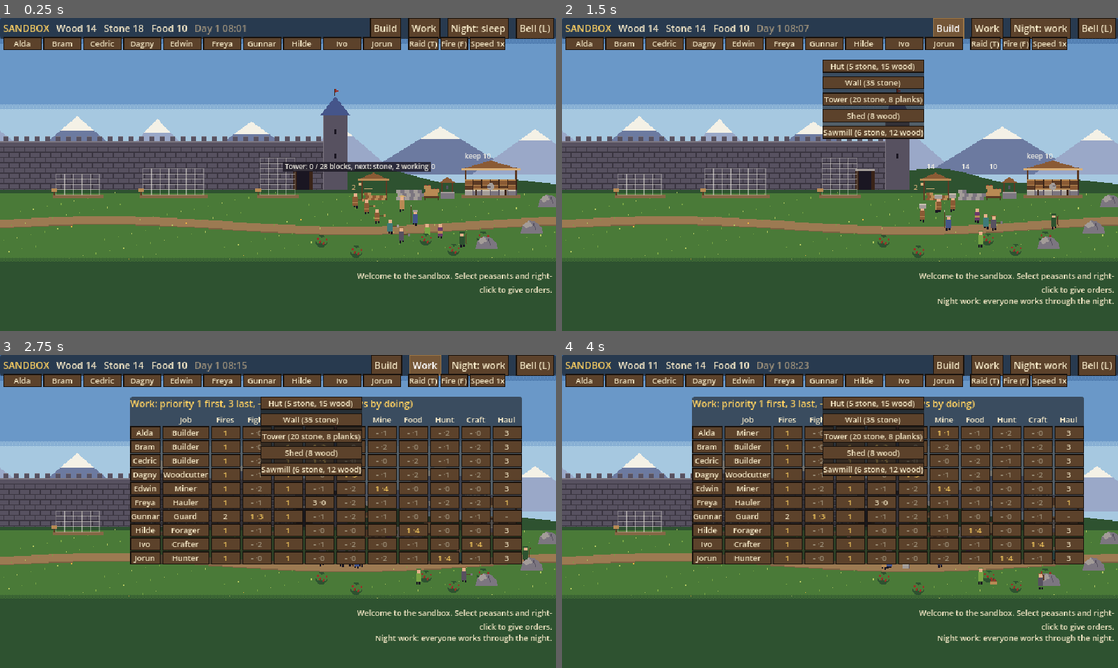
Above: before the commit, frames 1-4 (two rows, left to right).
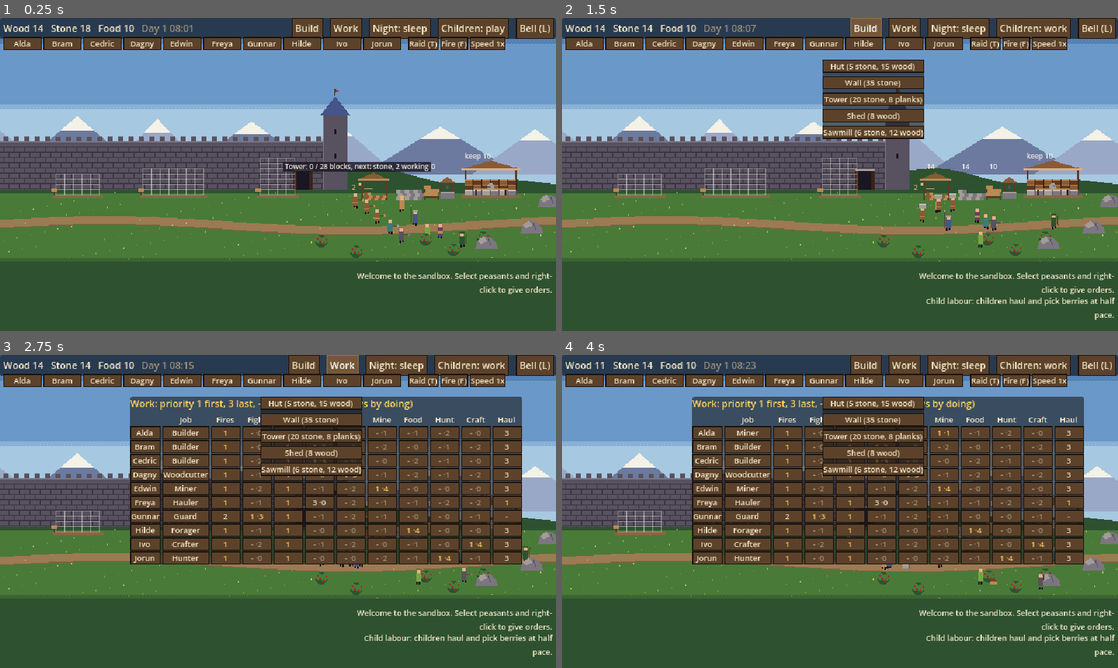
Above: after the commit, the same moments.

Repository: henrikmoepe-del/basebygger
Game: Godot game, scene res://sandbox/sandbox.tscn
The game is run twice, just before and just after one commit, with the same random seed, the same clock (stepped at 60 frames per second) and the same inputs. This scene is started directly instead of the project's main scene.
Inputs (mouse positions are in pixels of both pictures, inside the frame that each line leads up to):
- Up to frame 1 (0.25 s): no input
- Up to frame 2 (1.5 s): click (1034, 27) at 0.5 s, where only the run after the commit has a clickable "Children: play"; click "Build" at 1.25 s
- Up to frame 3 (2.75 s): click "Work" at 2 s
- Up to frame 4 (4 s): click "Builder" at 2.75 s; click "Woodcutter" at 3.5 s

The runs differ from the first frame. In frame 1, 1.9% of the frame differs, in the area x 0-91%, y 0-7%; in frame 2, 2.5%, in the area x 0-100%, y 0-97%; in frame 3, 2.5%; in frame 4, 2.3%.

Commit message:
Sandbox: children, and a Child labour policy
Co-Authored-By: Claude Opus 5.5 <noreply@anthropic.com>
Claude-Session: https://claude.ai/code/session_01KRfBmN2ZEbarco8VY7eoa6

Diff:
--- a/sandbox/sandbox.gd
+++ b/sandbox/sandbox.gd
@@ -66,6 +66,9 @@
 ## Seconds since the first morning, and the Night work policy.
 var time := 0.0
 var night_work := false
+## The Child labour policy (children haul and forage at half pace).
+var child_labour := false
+var _last_hour := 8.0
 ## The alarm bell: while rung, everyone left to themselves shelters inside
 ## the castle (guards go to their post).
 var alarm := false
@@ -724,6 +727,44 @@
 		p.rethink()
 
 
+func set_child_labour(on: bool) -> void:
+	child_labour = on
+	for p in peasants:
+		if p.child:
+			p._set_child_prio()
+			p.rethink()
+	announce("Child labour: " + ("children haul and pick berries at half pace." if on else "children play."))
+
+
+## At dawn, maybe a child is born to a couple (while the Huts have room).
+func _maybe_birth() -> void:
+	var huts := sites.filter(func(s): return s.has_beds()).size()
+	var kids := peasants.filter(func(p): return p.child).size()
+	if kids >= huts or randf() >= SbData.BIRTH_CHANCE:
+		return
+	birth()
+
+
+## A child is born to two grown-ups (picked at random).
+func birth() -> Node2D:
+	var adults: Array = peasants.filter(func(p): return not p.child and not p.downed)
+	if adults.size() < 2:
+		return null
+	adults.shuffle()
+	var used := peasants.map(func(p): return p.person_name)
+	var free: Array = SbData.NAMES.filter(func(n): return not used.has(n))
+	var name_: String = free.pick_random() if not free.is_empty() else "Child %d" % (peasants.size() + 1)
+	var kid: Node2D = _add(Peasant, adults[0].position + Vector2(-8, 4))
+	kid.setup(name_, "hauler")
+	kid.make_child([adults[0], adults[1]])
+	peasants.append(kid)
+	for p in peasants:
+		p.remember("new_child")
+	announce("A child, %s, is born to %s and %s." % [name_, adults[0].person_name, adults[1].person_name])
+	traveller_changed.emit()
+	return kid
+
+
 func set_night_work(on: bool) -> void:
 	night_work = on
 	announce("Night work: " + ("everyone works through the night." if on else "everyone sleeps at night."))
@@ -745,6 +786,15 @@
 
 func _process(delta: float) -> void:
 	time += delta
+	# Dawn: maybe a birth. Children grow up.
+	var h := hour()
+	if _last_hour < SbData.NIGHT_TO and h >= SbData.NIGHT_TO:
+		_maybe_birth()
+	_last_hour = h
+	for p in peasants:
+		if p.child and time - p.born >= SbData.CHILD_DAYS * SbData.DAY_LENGTH:
+			p.grow_up()
+			traveller_changed.emit()
 	if auto_raids and time >= next_traveller:
 		next_traveller += SbData.TRAVELLER_EVERY * SbData.DAY_LENGTH
 		if traveller == null:
--- a/sandbox/sb_data.gd
+++ b/sandbox/sb_data.gd
@@ -147,6 +147,7 @@
 	"saw_down": {"text": "Saw someone go down", "value": -6.0, "time": 120.0},
 	"raid_won": {"text": "A raid beaten", "value": 8.0, "time": 180.0},
 	"sulked": {"text": "Let off steam", "value": 15.0, "time": 120.0},
+	"new_child": {"text": "A child was born", "value": 6.0, "time": 240.0},
 }
 
 ## Travellers who ask to join: the first on FIRST_TRAVELLER_DAY at
@@ -154,6 +155,15 @@
 const FIRST_TRAVELLER_DAY := 1
 const TRAVELLER_HOUR := 14.0
 const TRAVELLER_EVERY := 1.5
+
+## Children: at each dawn, while there are fewer children than finished
+## Huts, a couple has a child with BIRTH_CHANCE. A child grows up after
+## CHILD_DAYS days (then a Hauler). The Child labour policy lets children
+## haul and forage at CHILD_PACE; every grown-up minds that (a thought).
+const BIRTH_CHANCE := 0.5
+const CHILD_DAYS := 3.0
+const CHILD_PACE := 0.5
+const CHILD_WORK := {"haul": 1, "forage": 2}
 
 ## Beds in a finished Hut; the hurt get better faster in one.
 const HUT_BEDS := 2
--- a/sandbox/sb_hud.gd
+++ b/sandbox/sb_hud.gd
@@ -17,6 +17,7 @@
 var _clock: Label
 var _night_button: Button
 var _alarm_button: Button
+var _child_button: Button
 var _bar: HBoxContainer
 var _panel: PanelContainer
 var _rows: VBoxContainer
@@ -82,6 +83,7 @@
 	var title := Label.new()
 	title.text = "SANDBOX"
 	title.add_theme_color_override("font_color", UiTheme.GOLD)
+	title.visible = false
 	row.add_child(title)
 	_res_label = Label.new()
 	row.add_child(_res_label)
@@ -98,6 +100,9 @@
 	_night_button = _button("Night: sleep", func(): world.set_night_work(not world.night_work))
 	_night_button.tooltip_text = "A policy. Off: everyone sleeps at night. On: they work through the night, 15% slower in the dark, and tire faster."
 	row.add_child(_night_button)
+	_child_button = _button("Children: play", func(): world.set_child_labour(not world.child_labour))
+	_child_button.tooltip_text = "A policy. Child labour: children haul and pick berries at half pace; every grown-up minds it (-4 mood)."
+	row.add_child(_child_button)
 	_alarm_button = _button("Bell (L)", func(): world.set_alarm(not world.alarm))
 	_alarm_button.tooltip_text = "The alarm bell: everyone who is not a guard, drafted or under orders shelters inside the castle gate until you ring it off."
 	row.add_child(_alarm_button)
@@ -463,6 +468,7 @@
 	var h: float = world.hour()
 	_clock.text = "Day %d %02d:%02d%s" % [world.day(), int(h), int(fmod(h, 1.0) * 60.0), " night" if world.is_night() else ""]
 	_night_button.text = "Night: work" if world.night_work else "Night: sleep"
+	_child_button.text = "Children: work" if world.child_labour else "Children: play"
 	_alarm_button.add_theme_color_override("font_color", UiTheme.BAD if world.alarm else UiTheme.PARCHMENT)
 	_alarm_button.text = "Bell: ringing" if world.alarm else "Bell (L)"
 	_res_label.text = "Wood %d   Stone %d   Food %d" % [world.stockyard.stock.wood, world.stockyard.stock.stone, world.stockyard.stock.food]
--- a/sandbox/sb_peasant.gd
+++ b/sandbox/sb_peasant.gd
@@ -63,6 +63,11 @@
 ## The hurt peasant this one is carrying.
 var _patient: Node2D = null
 var selected := false
+## A child: when they were born (world time) and their parents. Children
+## do no work unless the Child labour policy is on; they grow up in time.
+var child := false
+var born := 0.0
+var parents: Array = []
 ## A traveller not yet taken in (does no work), and one sent on their way.
 var guest := false
 var leaving := false
@@ -124,6 +129,8 @@
 		pace *= SbData.BOOST
 	if mood >= SbData.MOOD_HIGH:
 		pace *= SbData.MOOD_HIGH_PACE
+	if child:
+		pace *= SbData.CHILD_PACE
 	pace *= SbData.TRAITS[trait_key].get("work", 1.0)
 	return (0.6 + 0.08 * float(skill.get(work, 5))) * pace
 
@@ -154,6 +161,8 @@
 		list.append(["Drafted", -3.0])
 	if world.night_work:
 		list.append(["Night work", -5.0])
+	if world.child_labour and not child and world.peasants.any(func(o): return o.child):
+		list.append(["Children made to work", -4.0])
 	for key in memories:
 		list.append([SbData.MEMORIES[key].text, SbData.MEMORIES[key].value])
 	list.sort_custom(func(a, b): return absf(a[1]) > absf(b[1]))
@@ -212,6 +221,9 @@
 
 
 func set_job(job_: String) -> void:
+	if child and job_ != "hauler":
+		# Children have no job until they grow up.
+		return
 	job = job_
 	prio.clear()
 	for w in SbData.WORK:
@@ -241,6 +253,8 @@
 func hit(p: Vector2) -> bool:
 	if not visible:
 		return false
+	if child and not downed:
+		return Rect2(position + Vector2(-4, -11), Vector2(8, 12)).has_point(p)
 	if downed:
 		return Rect2(position + Vector2(-9, -6), Vector2(18, 8)).has_point(p)
 	return Rect2(position + Vector2(-5, -18), Vector2(10, 20)).has_point(p)
@@ -251,7 +265,33 @@
 
 
 func job_name() -> String:
-	return SbData.JOBS[job].name
+	return "Child" if child else SbData.JOBS[job].name
+
+
+## Makes this peasant a newborn child of the two parents.
+func make_child(parents_: Array) -> void:
+	child = true
+	born = world.time
+	parents = parents_
+	_set_child_prio()
+	hp = 6.0
+	max_hp = 6.0
+
+
+## Children's priorities follow the Child labour policy.
+func _set_child_prio() -> void:
+	for w in SbData.WORK:
+		prio[w] = SbData.CHILD_WORK.get(w, 0) if world.child_labour else 0
+
+
+## Grown up: a Hauler from now on.
+func grow_up() -> void:
+	child = false
+	parents = []
+	set_job("hauler")
+	max_hp = 10.0
+	hp = max_hp
+	world.announce("%s has grown up and joins the work." % person_name)
 
 
 ## Give an order from the player. It comes before anything else. With
@@ -278,7 +318,7 @@
 
 ## Draft or undraft. Drafting drops the work in hand (and what is carried).
 func set_drafted(on: bool) -> void:
-	if on == drafted:
+	if on == drafted or (on and child):
 		return
 	drafted = on
 	queue.clear()
@@ -976,6 +1016,16 @@
 		if _go(yard.work_spot(self), delta):
 			_put_away(yard)
 		return
+	if child:
+		# Children stay near a parent (or the stockyard).
+		var near: Vector2 = world.stockyard.position + Vector2(10, 30)
+		for par in parents:
+			if is_instance_valid(par) and not par.downed and par.visible:
+				near = par.position + Vector2(-10, 6)
+				break
+		if position.distance_to(near) > 16.0:
+			_go(near, delta)
+		return
 	if job == "guard":
 		_go(world.guard_post + Vector2(float(hash(name) % 24) - 12.0, float(hash(name) % 14)), delta)
 		return
@@ -1121,6 +1171,9 @@
 		return
 	var t := Time.get_ticks_msec() / 1000.0
 	var step := int(t / 0.14 + position.x) % 2 if _walking else -1
+	if child:
+		_draw_child(step, tunic)
+		return
 	draw_rect(Rect2(-2, -3, 2, 2 if step == 0 else 3), SbData.INK)
 	draw_rect(Rect2(1, -3, 2, 2 if step == 1 else 3), SbData.INK)
 	var bob := 0.0
@@ -1217,6 +1270,18 @@
 		draw_line(at, at - (to - Vector2(4, -12)).normalized() * 5.0, SbData.WOOD3, 1.0)
 
 
+## A child: 10 high (art direction), drawn as its own small figure.
+func _draw_child(step: int, tunic: Color) -> void:
+	draw_rect(Rect2(-2, -2, 1, 2 if step != 0 else 1), SbData.INK)
+	draw_rect(Rect2(1, -2, 1, 2 if step != 1 else 1), SbData.INK)
+	draw_rect(Rect2(-2, -7, 4, 5), SbData.DAUB if not world.child_labour else tunic)
+	draw_rect(Rect2(-1, -10, 3, 3), SbData.SKIN1)
+	match carrying:
+		"wood", "stone", "food", "planks":
+			draw_rect(Rect2(2, -6, 3, 3), SbData.WOOD3 if carrying != "stone" else SbData.STONE3)
+	_draw_marks(-16.0)
+
+
 ## A tool raised or swung while working.
 func _draw_tool(bob: float, head: Color) -> void:
 	var up := _anim != "" and int(Time.get_ticks_msec() / 250) % 2 == 0
--- a/sandbox/tests/shots.gd
+++ b/sandbox/tests/shots.gd
@@ -44,6 +44,8 @@
 	"point": {"steps": [[1.0, "point"], [0.5, "shot"]]},
 	# A traveller asks to join.
 	"traveller": {"steps": [[0.5, "traveller"], [10.0, "shot"]]},
+	# A child born and following a parent; Child labour on for the second picture.
+	"child": {"steps": [[0.5, "child"], [6.0, "shot"], [0.1, "labour"], [8.0, "shot"]]},
 	# The hunter in the wood, aiming at a deer.
 	"hunt": {"steps": [[0.5, "hunt"], [5.5, "shot"], [3.0, "shot"]]},
 	"box": {"steps": [[2.0, "box"], [0.1, "goto"], [0.4, "shot"]]},
@@ -193,6 +195,13 @@
 		"traveller":
 			w.arrive_traveller()
 			w.camera.position = Vector2(260, -20)
+		"child":
+			var kid: Node2D = w.birth()
+			w.camera.position = Vector2(kid.position.x, -10)
+			w.camera.zoom = Vector2(2, 2)
+			w.select([kid])
+		"labour":
+			w.set_child_labour(true)
 		"hunt":
 			w.camera.position = Vector2(480, -20)
 			w.camera.zoom = Vector2(2, 2)
--- a/sandbox/tests/test_sandbox.gd
+++ b/sandbox/tests/test_sandbox.gd
@@ -327,6 +327,19 @@
 	var gone := await _wait(60.0, func(): return not is_instance_id_valid(other_id))
 	_check(gone and w.peasants.size() == before_n + 1, "sent away, they leave")
 
+	# 20. Children: one is born, does no work, works with Child labour, grows up.
+	var kid: Node2D = w.birth()
+	_check(kid != null and kid.child and kid.parents.size() == 2, "a child is born to two parents")
+	await _wait(10.0)
+	_check(kid.prio.values().all(func(v): return v == 0), "a child does no work")
+	w.set_child_labour(true)
+	_check(kid.prio.haul == 1, "with Child labour on, the child hauls")
+	_check(w.peasants.filter(func(p): return not p.child)[0].thoughts().any(func(t): return t[0] == "Children made to work"), "and the grown-ups mind it")
+	w.set_child_labour(false)
+	kid.born -= SbData.CHILD_DAYS * SbData.DAY_LENGTH
+	await _wait(1.0)
+	_check(not kid.child and kid.job == "hauler", "after 3 days the child grows up and works")
+
 	_check(_off_band == 0, "nobody leaves the ground band (%d frames off it)" % _off_band)
 	print("ALL PASSED" if _fails == 0 else "%d FAILED" % _fails)
 	quit(1 if _fails > 0 else 0)
Binary file added: sandbox/shots/child.png
Not shown, changed: sandbox/README.md
